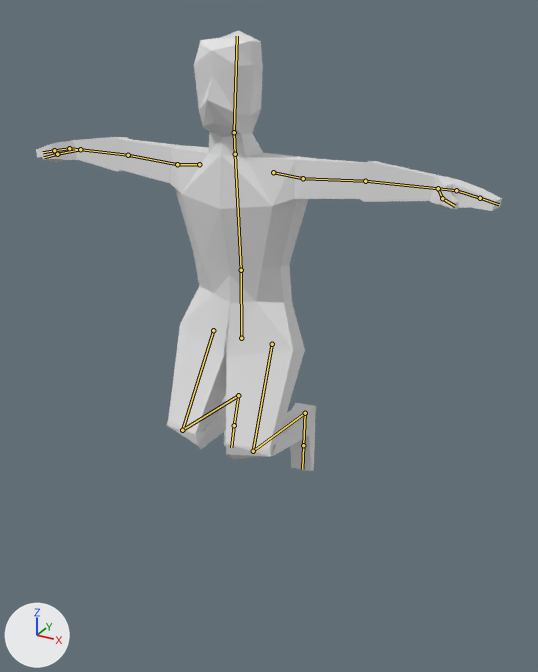
One commit to the Blender file MoodyPixel3D/Assets/Mood/Elements/Humanoid/humanoid.blend: the scene before it, then after it.
The view is the same before and after, from a 50 mm lens placed at (7.49, -12.59, 11.21), pointed at (0.75, -0.34, 5.09). Every picture has the same lights, and +X, +Y and +Z are marked at lower left. The bones that bend it are drawn over the model as lines.

In view in the first picture: 'Dude'.
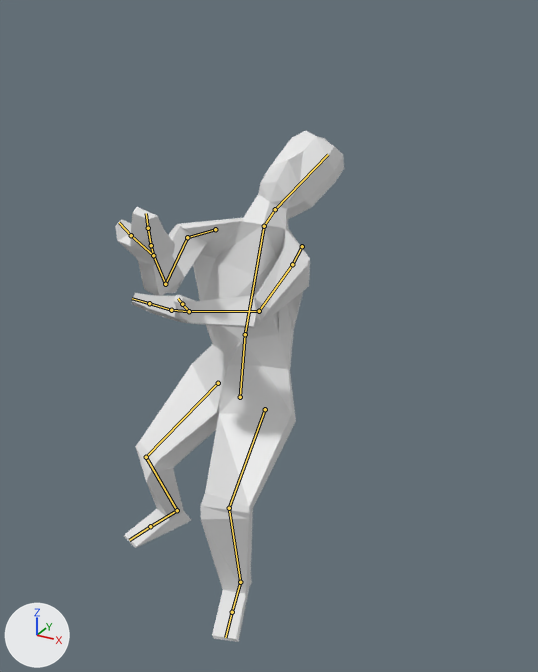
The newer file adds an action. The first version stands in its rest pose; the second is drawn at frame 4 of the action 'Hurt_Arm2'.

Diff of the bpy script that builds the scene:
```diff
--- a/MoodyPixel3D/Assets/Mood/Elements/Humanoid/humanoid.blend.py
+++ b/MoodyPixel3D/Assets/Mood/Elements/Humanoid/humanoid.blend.py
@@ bone_hips @@
 bone_hips = bpy.data.objects['DudeArmature'].pose.bones['Hips']
-bone_hips.location = (0.0, 0.0, 0.0)
-bone_hips.rotation_euler = (0.0, 0.0, 0.0)  # degrees (0, 0, 0)
+bone_hips.location = (0.09, -1.36, -0.07)
+bone_hips.rotation_euler = (-0.0698, -0.244, 0.0698)  # degrees (-4, -14, 4)
@@ bone_torax @@
 bone_torax = bpy.data.objects['DudeArmature'].pose.bones['Torax']  # child of 'Hips'
-bone_torax.rotation_quaternion = (1.0, 0.0, 0.0, 0.0)  # degrees (0, 0, 0)
+bone_torax.rotation_quaternion = (0.932, -0.006, 0.349, 0.083)  # degrees (4, 41, 11)
@@ bone_neck @@
 bone_neck = bpy.data.objects['DudeArmature'].pose.bones['Neck']  # child of 'Torax'
-bone_neck.rotation_quaternion = (1.0, 0.0, 0.0, 0.0)  # degrees (0, 0, 0)
+bone_neck.rotation_quaternion = (0.948, -0.062, 0.018, 0.311)  # degrees (-6, 4, 36)
@@ bone_head @@
 bone_head = bpy.data.objects['DudeArmature'].pose.bones['Head']  # child of 'Neck'
-bone_head.rotation_quaternion = (1.0, 0.0, 0.0, 0.0)  # degrees (0, 0, 0)
+bone_head.rotation_quaternion = (0.963, -0.073, -0.248, 0.051)  # degrees (-11, -28, 9)
@@ bone_arm_r @@
 bone_arm_r = bpy.data.objects['DudeArmature'].pose.bones['Arm.R']  # child of 'Torax'
-bone_arm_r.location = (0.0, 0.0, 0.0)
-bone_arm_r.rotation_quaternion = (1.0, 0.0, 0.0, 0.0)  # degrees (0, 0, 0)
+bone_arm_r.location = (-0.29, 0.15, 0.02)
+bone_arm_r.rotation_quaternion = (0.801, 0.111, -0.42, -0.13)  # degrees (32, -49, -33)
@@ bone_arm3_r @@
 bone_arm3_r = bpy.data.objects['DudeArmature'].pose.bones['Arm3.R']  # child of 'Arm2.R'
-bone_arm3_r.rotation_quaternion = (1.0, 0.0, 0.0, 0.0)  # degrees (0, 0, 0)
+bone_arm3_r.rotation_quaternion = (0.854, -0.513, 0.058, 0.07)  # degrees (-62, 10, 3)
@@ bone_thumb1_r @@
 bone_thumb1_r = bpy.data.objects['DudeArmature'].pose.bones['Thumb1.R']  # child of 'Hand1.R'
-bone_thumb1_r.rotation_quaternion = (1.0, 0.0, 0.0, 0.0)  # degrees (0, 0, 0)
+bone_thumb1_r.rotation_quaternion = (1.0, -0.029, 0.003, 0.01)  # degrees (-3, 0, 1)
@@ bone_thumb2_r @@
 bone_thumb2_r = bpy.data.objects['DudeArmature'].pose.bones['Thumb2.R']  # child of 'Thumb1.R'
-bone_thumb2_r.rotation_quaternion = (1.0, 0.0, 0.0, 0.0)  # degrees (0, 0, 0)
+bone_thumb2_r.rotation_quaternion = (0.965, 0.0, 0.0, -0.262)  # degrees (0, 0, -30)
@@ bone_arm_l @@
 bone_arm_l = bpy.data.objects['DudeArmature'].pose.bones['Arm.L']  # child of 'Torax'
-bone_arm_l.rotation_quaternion = (1.0, 0.0, 0.0, 0.0)  # degrees (0, 0, 0)
+bone_arm_l.rotation_quaternion = (0.557, 0.176, 0.213, 0.781)  # degrees (32, -2, 108)
@@ bone_arm3_l @@
 bone_arm3_l = bpy.data.objects['DudeArmature'].pose.bones['Arm3.L']  # child of 'Arm2.L'
-bone_arm3_l.rotation_quaternion = (1.0, 0.0, 0.0, 0.0)  # degrees (0, 0, 0)
+bone_arm3_l.rotation_quaternion = (1.0, 0.0, -0.029, -0.007)  # degrees (0, -3, -1)
@@ bone_thumb1_l @@
 bone_thumb1_l = bpy.data.objects['DudeArmature'].pose.bones['Thumb1.L']  # child of 'Hand1.L'
-bone_thumb1_l.rotation_quaternion = (1.0, 0.0, 0.0, 0.0)  # degrees (0, 0, 0)
+bone_thumb1_l.rotation_quaternion = (0.996, 0.0, 0.0, 0.094)  # degrees (0, 0, 11)
@@ bone_thumb2_l @@
 bone_thumb2_l = bpy.data.objects['DudeArmature'].pose.bones['Thumb2.L']  # child of 'Thumb1.L'
-bone_thumb2_l.rotation_quaternion = (1.0, 0.0, 0.0, 0.0)  # degrees (0, 0, 0)
+bone_thumb2_l.rotation_quaternion = (0.959, -0.001, -0.005, 0.283)  # degrees (0, 0, 33)
@@ bone_feet1_r @@
 bone_feet1_r = bpy.data.objects['DudeArmature'].pose.bones['Feet1.R']  # child of 'Leg2.R'
-bone_feet1_r.rotation_quaternion = (1.0, 0.0, 0.0, 0.0)  # degrees (0, 0, 0)
+bone_feet1_r.rotation_quaternion = (0.985, -0.145, 0.034, -0.093)  # degrees (-17, 2, -11)
@@ bone_handik_r @@
 bone_handik_r = bpy.data.objects['DudeArmature'].pose.bones['HandIK.R']
-bone_handik_r.location = (0.0, 0.0, 0.0)
-bone_handik_r.rotation_quaternion = (1.0, 0.0, 0.0, 0.0)  # degrees (0, 0, 0)
+bone_handik_r.location = (3.23, -3.74, 2.07)
+bone_handik_r.rotation_quaternion = (0.202, -0.654, -0.495, 0.364)  # degrees (-129, 19, 83)
@@ bone_legik_r @@
 bone_legik_r = bpy.data.objects['DudeArmature'].pose.bones['LegIK.R']
-bone_legik_r.location = (0.0, 0.0, 0.0)
-bone_legik_r.rotation_quaternion = (1.0, 0.0, 0.0, 0.0)  # degrees (0, 0, 0)
+bone_legik_r.location = (-0.26, -0.09, 0.23)
+bone_legik_r.rotation_quaternion = (0.808, -0.535, 0.177, -0.111)  # degrees (-69, 10, -22)
@@ bone_elbowik_r @@
 bone_elbowik_r = bpy.data.objects['DudeArmature'].pose.bones['ElbowIK.R']
-bone_elbowik_r.location = (0.0, 0.0, 0.0)
-bone_elbowik_r.rotation_quaternion = (1.0, 0.0, 0.0, 0.0)  # degrees (0, 0, 0)
+bone_elbowik_r.location = (-0.28, -3.32, 2.64)
+bone_elbowik_r.rotation_quaternion = (0.724, 0.0, 0.0, -0.69)  # degrees (0, 0, -87)
@@ bone_legik_l @@
 bone_legik_l = bpy.data.objects['DudeArmature'].pose.bones['LegIK.L']
-bone_legik_l.location = (0.0, 0.0, 0.0)
-bone_legik_l.rotation_quaternion = (1.0, 0.0, 0.0, 0.0)  # degrees (0, 0, 0)
+bone_legik_l.location = (-0.41, -0.2, 0.48)
+bone_legik_l.rotation_quaternion = (0.739, -0.656, -0.082, 0.124)  # degrees (-83, 2, 17)
@@ bone_handik_l @@
 bone_handik_l = bpy.data.objects['DudeArmature'].pose.bones['HandIK.L']
-bone_handik_l.location = (0.0, 0.0, 0.0)
-bone_handik_l.rotation_quaternion = (1.0, 0.0, 0.0, 0.0)  # degrees (0, 0, 0)
+bone_handik_l.location = (-3.38, -4.22, 3.52)
+bone_handik_l.rotation_quaternion = (0.02, 0.913, -0.276, 0.246)  # degrees (-173, -28, -35)
@@ bone_elbowik_l @@
 bone_elbowik_l = bpy.data.objects['DudeArmature'].pose.bones['ElbowIK.L']
-bone_elbowik_l.location = (0.0, 0.0, 0.0)
-bone_elbowik_l.rotation_quaternion = (1.0, 0.0, 0.0, 0.0)  # degrees (0, 0, 0)
+bone_elbowik_l.location = (1.24, -3.69, 1.67)
+bone_elbowik_l.rotation_quaternion = (0.592, 0.0, 0.0, 0.806)  # degrees (0, 0, 107)
```

Location of each change, [x1, y1, x2, y2] in pixels of the pictures (538 x 672 px):
'Dude', posed (51% narrower, 16% taller)
    before: [36, 30, 502, 471]
    after: [115, 131, 344, 642]
bone 'Hips', root to tip
    before: (241, 338) to (241, 270)
    after: (240, 397) to (245, 334)
bone 'Torax', root to tip
    before: (241, 270) to (235, 154)
    after: (245, 334) to (264, 226)
bone 'Neck', root to tip
    before: (235, 154) to (234, 132)
    after: (264, 226) to (275, 209)
bone 'Head', root to tip
    before: (234, 132) to (237, 36)
    after: (275, 209) to (328, 154)
bone 'Arm.R', root to tip
    before: (199, 164) to (177, 164)
    after: (215, 229) to (187, 237)
bone 'Arm3.R', root to tip
    before: (128, 155) to (80, 149)
    after: (165, 284) to (153, 255)
bone 'Thumb1.R', root to tip
    before: (80, 149) to (57, 154)
    after: (153, 255) to (131, 235)
bone 'Thumb2.R', root to tip
    before: (57, 154) to (44, 157)
    after: (131, 235) to (119, 222)
bone 'Arm.L', root to tip
    before: (273, 172) to (303, 178)
    after: (302, 246) to (292, 264)
bone 'Arm3.L', root to tip
    before: (365, 181) to (438, 188)
    after: (259, 311) to (189, 311)
bone 'Thumb1.L', root to tip
    before: (438, 188) to (442, 198)
    after: (189, 311) to (182, 304)
bone 'Thumb2.L', root to tip
    before: (442, 198) to (455, 206)
    after: (182, 304) to (178, 298)
bone 'Feet1.R', root to tip
    before: (238, 395) to (234, 425)
    after: (177, 510) to (150, 526)
